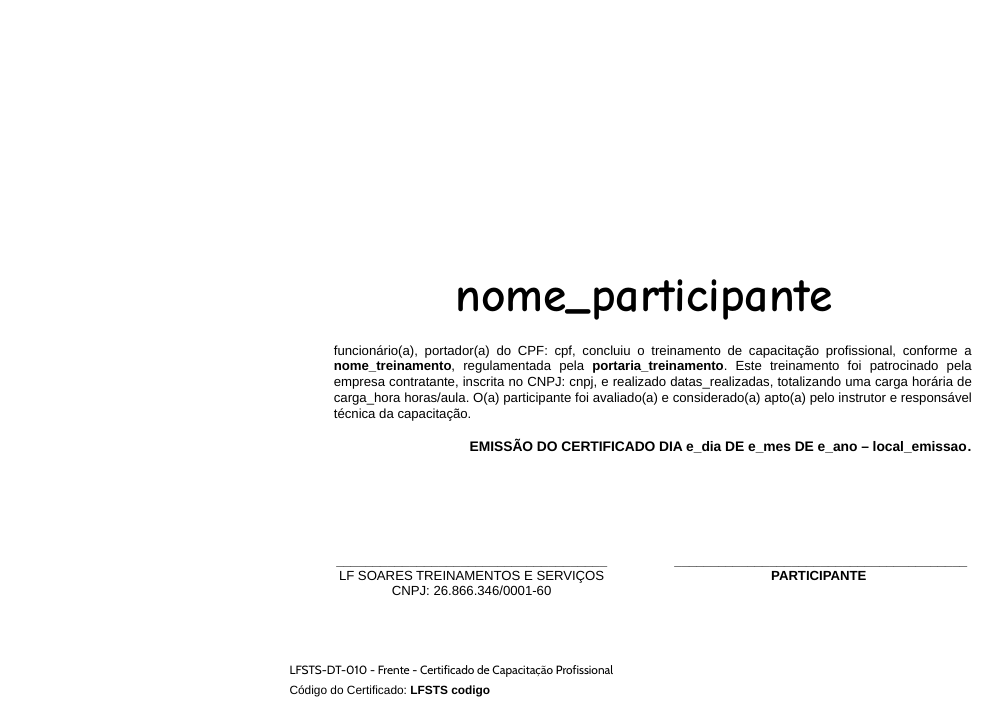
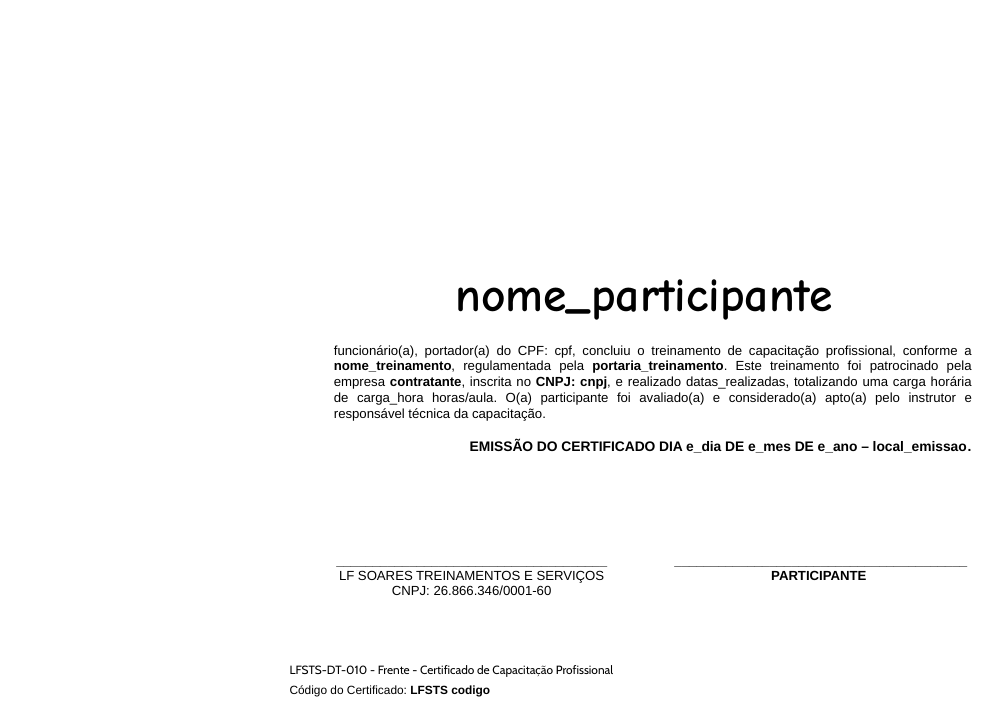
Before and after one commit to Programateca/lfsoares-front, a slide deck: slide 1 of public/templates/frente.pptx. Drawn at 1008x713 pixels with LibreOffice and Linux fonts; fonts in the diff are those of the drawing; background and template pictures are left out. Boxes give left, top, right and bottom in pixels: in the first picture for what was removed or moved away, otherwise in the second. Text is boxed around its words. In the diff, an @@ line names an element or a change of style, - is before the commit and + after.

Commit message:
fix: update frente.pptx template for improved layout and design

```diff
--- a/public/templates/frente.pptx
+++ b/public/templates/frente.pptx
@@ text at (334,345,972,421): bold on in "contratante, CNPJ: cnpj," @@
```
